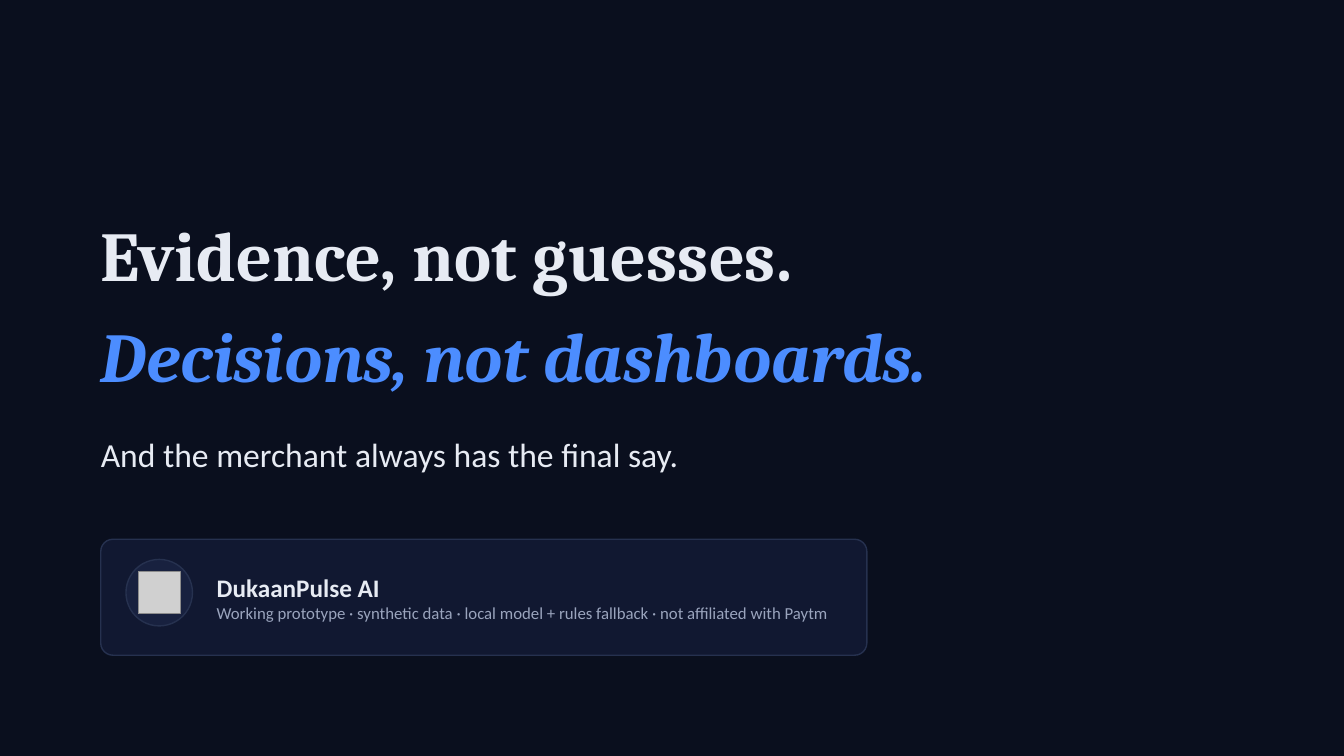
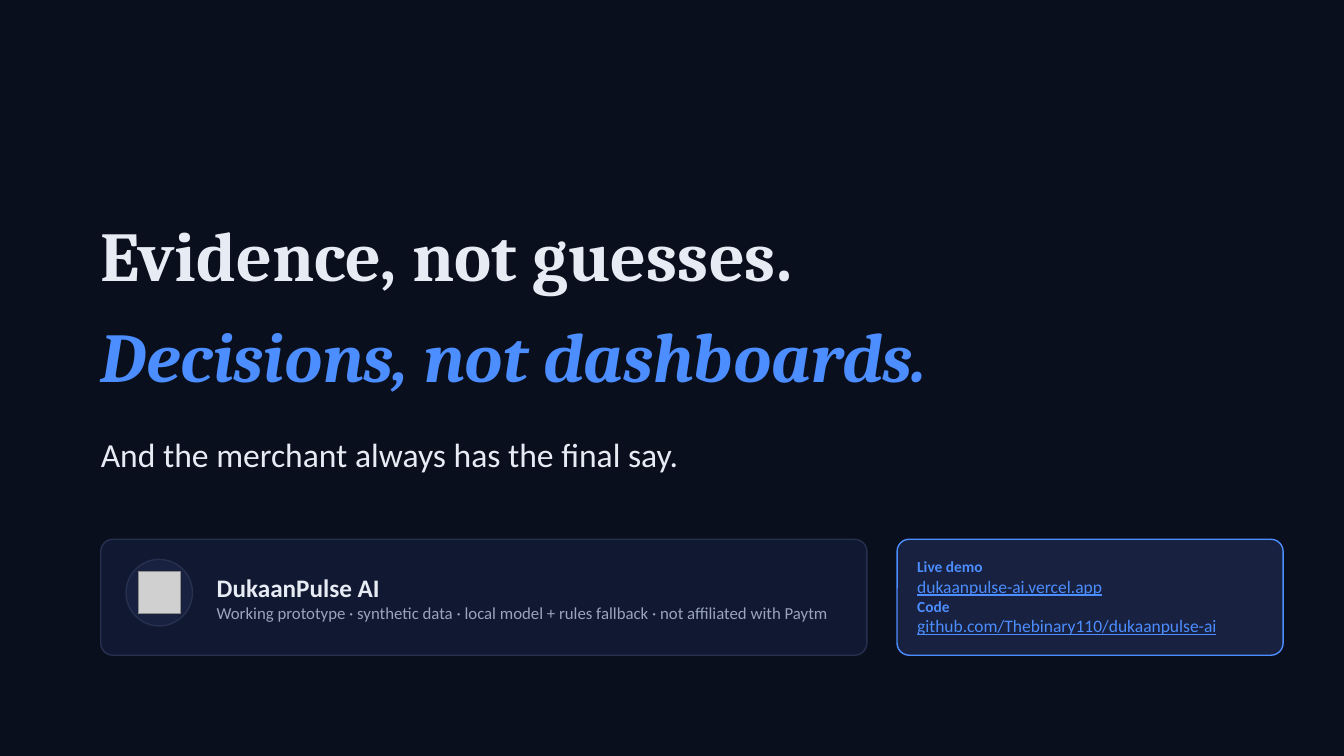
Before and after one commit to Thebinary110/dukaanpulse-ai, a slide deck: slide 15 of pitch/DukaanPulse_AI_Pitch.pptx. Drawn at 1344x756 pixels with LibreOffice and Linux fonts; fonts in the diff are those of the drawing; grey boxes stand for pictures. Boxes give left, top, right and bottom in pixels: in the first picture for what was removed or moved away, otherwise in the second. Text is boxed around its words. In the diff, an @@ line names an element or a change of style, - is before the commit and + after.

Commit message:
Add live demo and GitHub links to the pitch deck

```diff
--- a/pitch/DukaanPulse_AI_Pitch.pptx
+++ b/pitch/DukaanPulse_AI_Pitch.pptx
@@ rounded rectangle added at box(897, 539, 1284, 655), fill #18213F, outline #4C8DFF 1 pt @@
@@ text added at box(917, 561, 1216, 635), 12.5 pt, text #4C8DFF, underline @@
+Live demo
+dukaanpulse-ai.vercel.app
+Code
+github.com/Thebinary110/dukaanpulse-ai
```
Also in this commit, not shown: 1 other slide changed, 2 other files.
